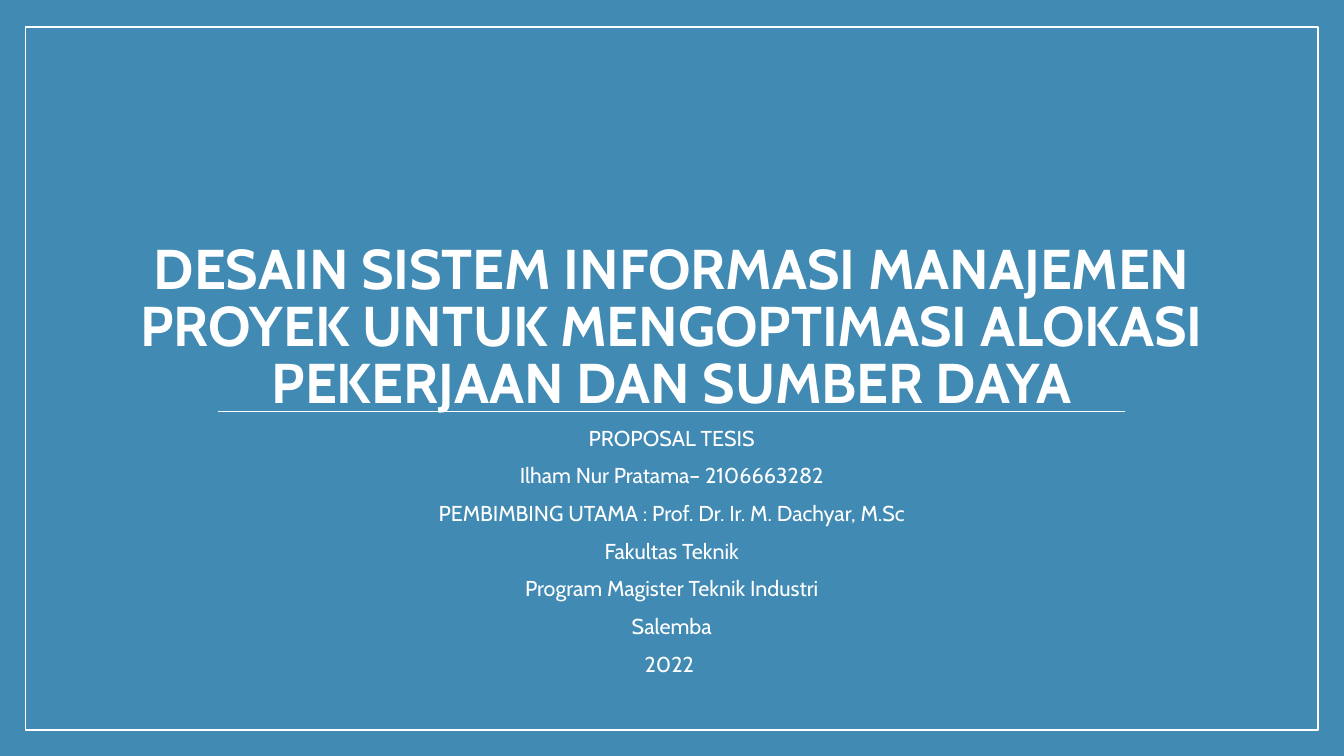
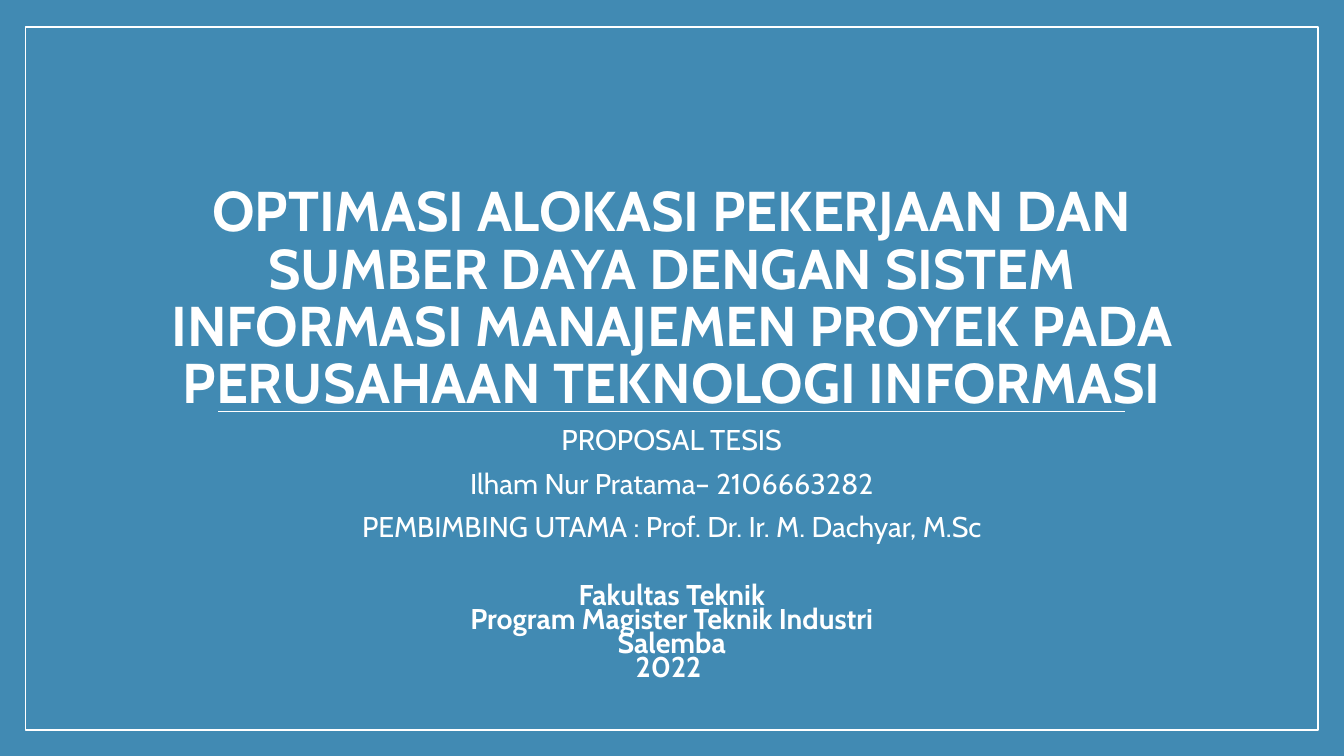
Before and after one commit to ilhamnurpratama/thesis-pmis, a slide deck: slide 1 of Presentasi-ProposalTesis-IlhamNurPratama21066663282.pptx. Drawn at 1344x756 pixels with LibreOffice and Linux fonts; fonts in the diff are those of the drawing; background and template pictures are left out. Boxes give left, top, right and bottom in pixels: in the first picture for what was removed or moved away, otherwise in the second. Text is boxed around its words. In the diff, an @@ line names an element or a change of style, - is before the commit and + after.

Commit message:
MAJOR : Penambahan proposal dan presentasi proposal tesis, serta pengembangan pada tesis sesuai bimbingan.

```diff
--- a/Presentasi-ProposalTesis-IlhamNurPratama21066663282.pptx
+++ b/Presentasi-ProposalTesis-IlhamNurPratama21066663282.pptx
@@ title at (171,191,1172,412): text changed @@
-DESAIN SISTEM INFORMASI MANAJEMEN PROYEK UNTUK MENGOPTIMASI ALOKASI PEKERJAAN DAN SUMBER DAYA
+OPTIMASI ALOKASI PEKERJAAN DAN SUMBER DAYA DENGAN SISTEM INFORMASI MANAJEMEN PROYEK PADA PERUSAHAAN TEKNOLOGI INFORMASI
@@ subtitle "PROPOSAL TESIS" at (362,429,982,678): size 15.4 to 20.4 pt; bold on in "Fakultas Teknik", "Program Magister Teknik Industri", "Salemba", "2022"; less space between paragraphs @@
```
Also in this commit, not shown: 2 other slides changed, 33 slides added, 1 slide removed, 8 other files.
